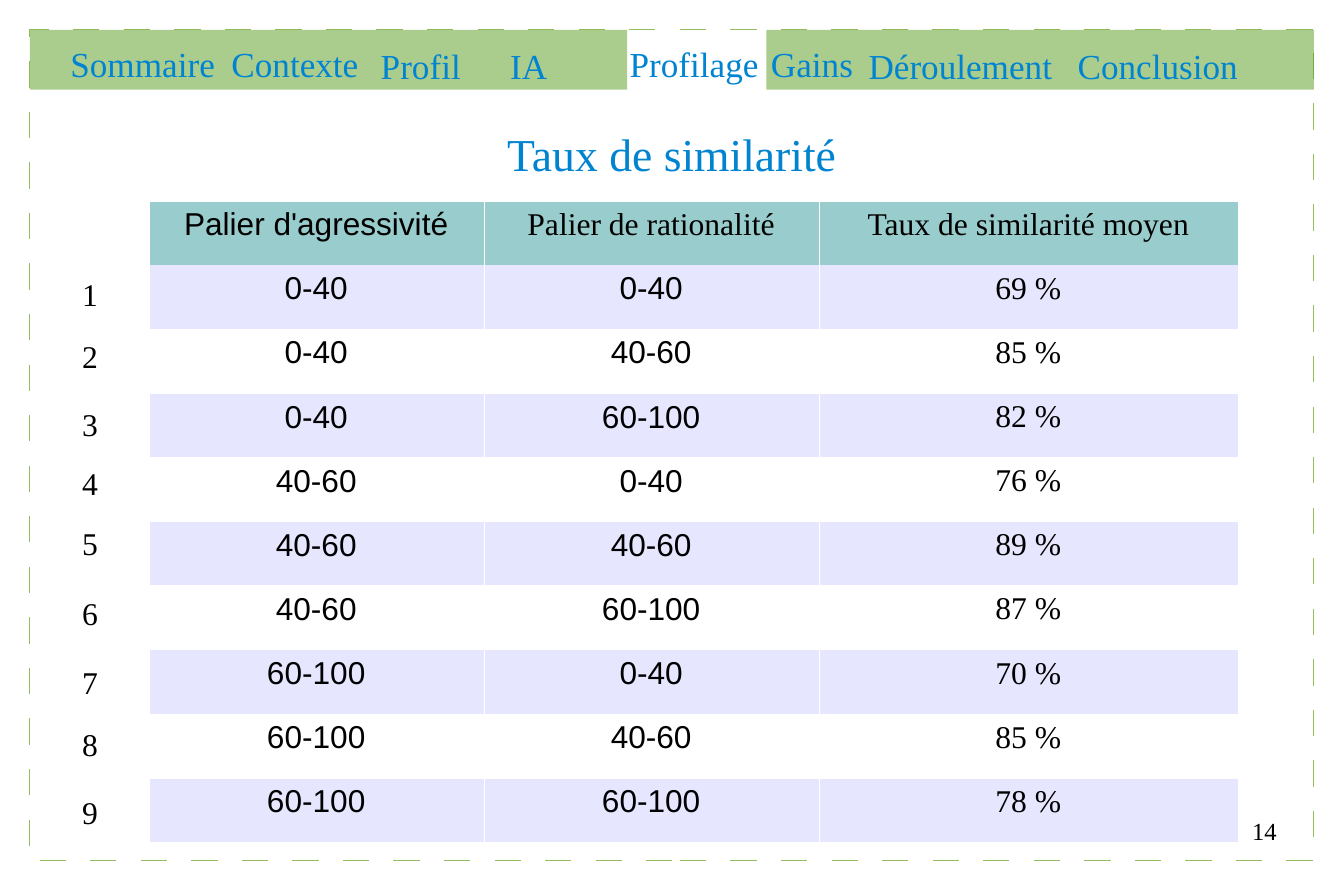
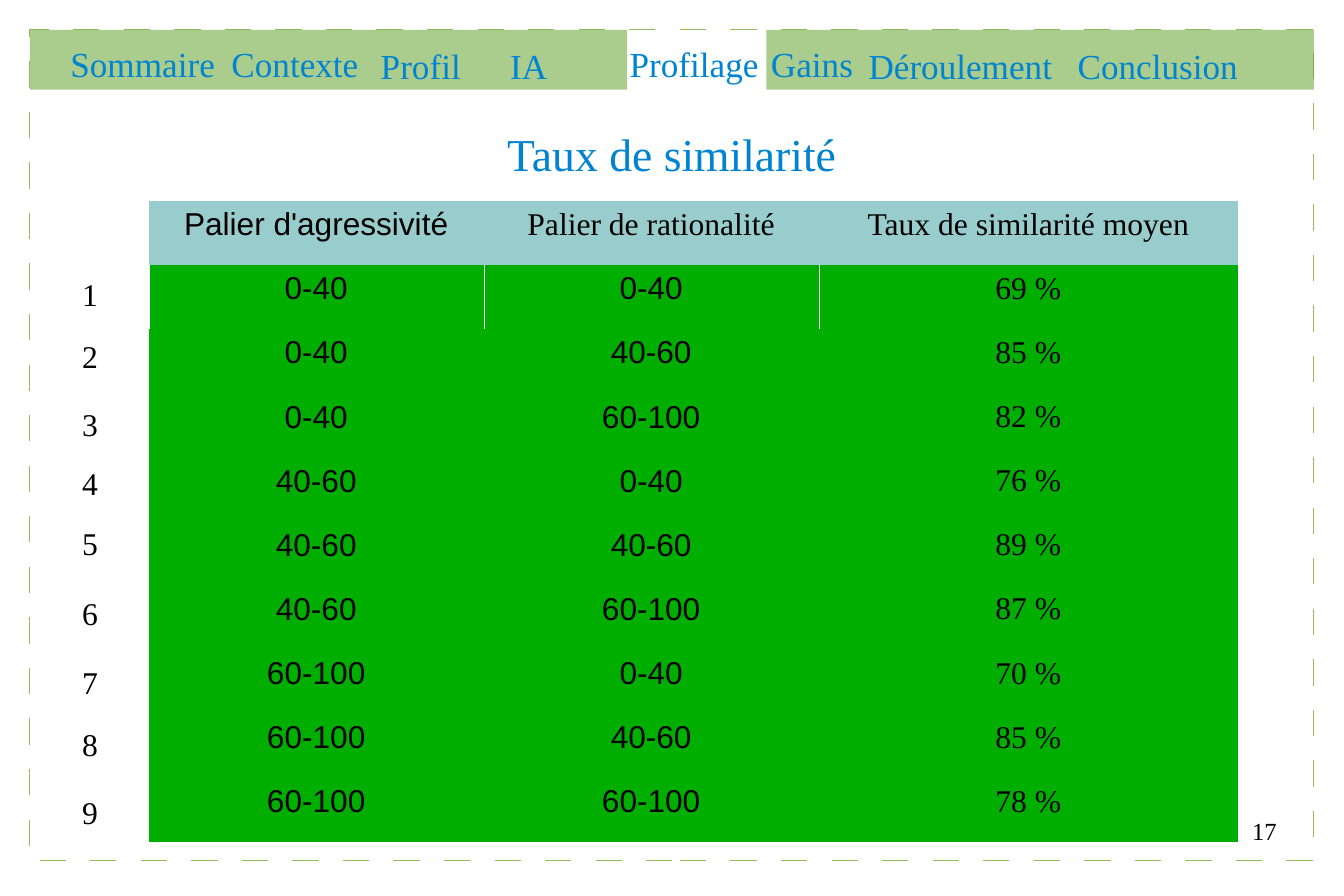
Before and after one commit to Gouga34/TERM1_Poker, a slide deck: slide 17 of Soutenance/presentation.odp (slide 14 before the commit). Drawn at 1344x896 pixels with LibreOffice and Linux fonts; fonts in the diff are those of the drawing. Boxes give left, top, right and bottom in pixels: in the first picture for what was removed or moved away, otherwise in the second. Text is boxed around its words. In the diff, an @@ line names an element or a change of style, - is before the commit and + after.

```diff
--- a/Soutenance/presentation.odp
+++ b/Soutenance/presentation.odp
@@ table at bbox=[149, 201, 1239, 842] @@
@@ fill #E6E6FF to #00AE00 in 15 cells @@
@@ fill #FFFFFF to #00AE00 in 12 cells @@
@@ borders changed @@
@@ page number at bbox=[1252, 824, 1277, 840]: text changed @@
-14
+17
```
Also in this commit, not shown: 10 other slides changed, 4 slides added, 1 slide removed, 8 other files.
